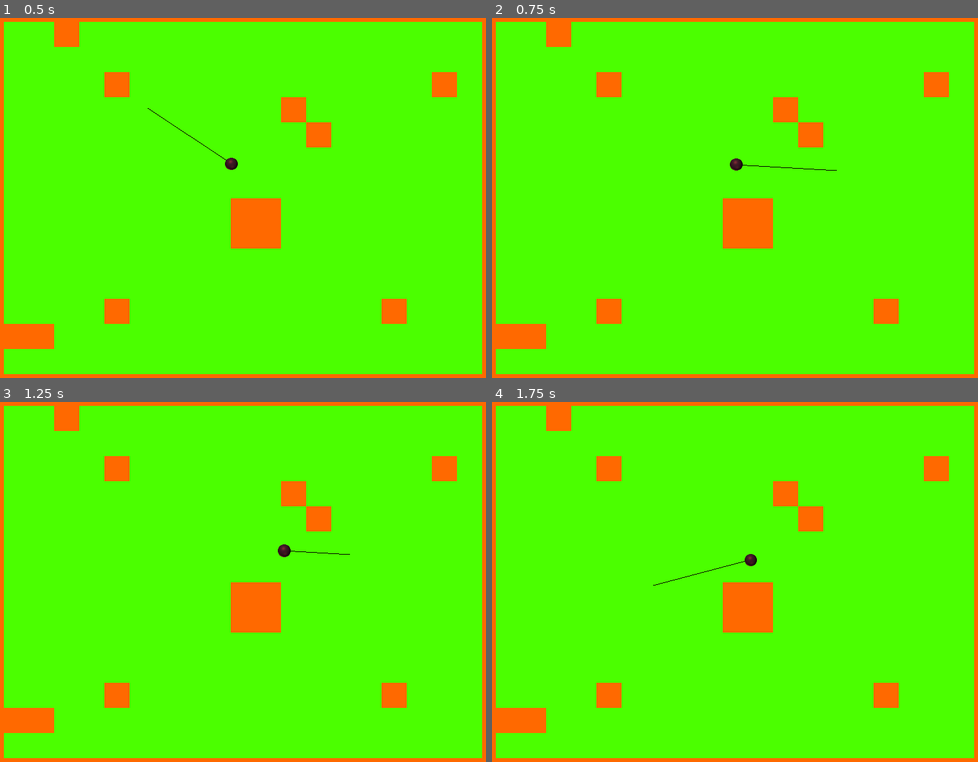
Above: before the commit, frames 1-4 (two rows, left to right).
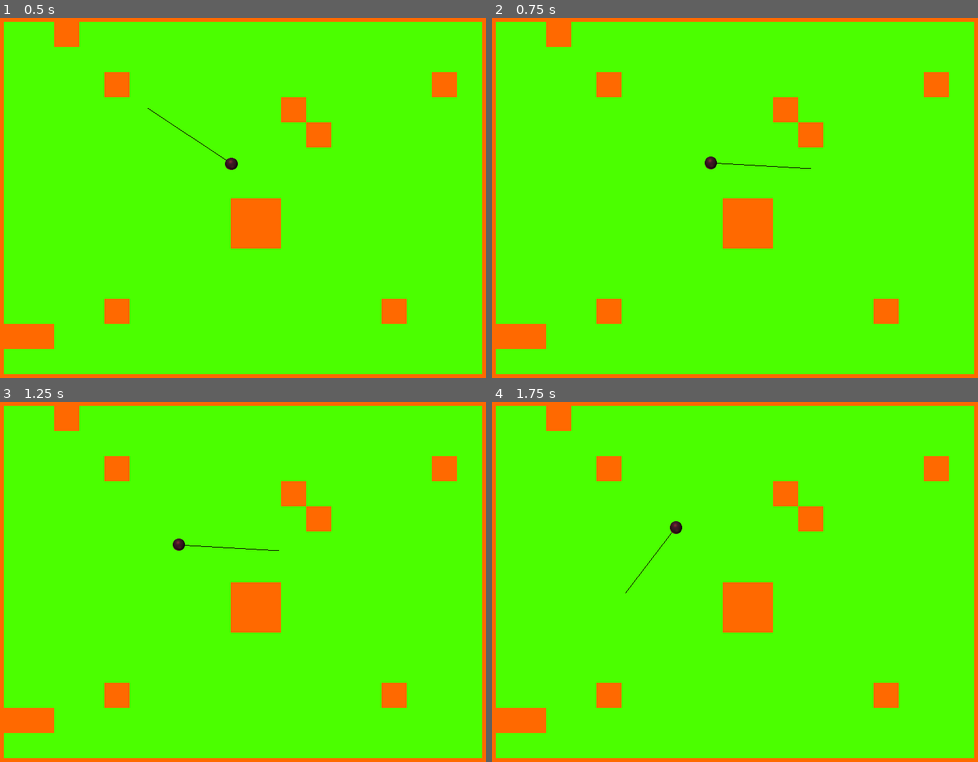
Above: after the commit, the same moments.

Repository: Halfwhit/Gulf-proto
Game: Godot game, scene res://level.tscn
The game is run twice, just before and just after one commit, with the same random seed, the same clock (stepped at 60 frames per second) and the same inputs.
Inputs (mouse positions are in pixels of both pictures, inside the frame that each line leads up to):
- Up to frame 1 (0.5 s): no input
- Up to frame 2 (0.75 s): tap Enter at 0.5 s; move the mouse to (841, 169) at 0.52 s; click (841, 169) at 0.6 s
- Up to frame 3 (1.25 s): no input
- Up to frame 4 (1.75 s): move the mouse to (623, 592) at 1.27 s; click (623, 592) at 1.35 s

Frame 1 is identical in both runs. In frame 2, 0.2% of the frame differs, in the area x 43-71%, y 38-43%; in frame 3, 0.2%, in the area x 35-73%, y 37-44%; in frame 4, 0.2%.

Commit message:
Made ball go in the right direction...

Diff:
--- a/player.gd
+++ b/player.gd
@@ -29,7 +29,7 @@
 
 func check_hit():
 	if Input.is_action_just_pressed("touch_main"):
-		ball_vector = get_local_mouse_position().clamped(max_force)
+		ball_vector = -get_local_mouse_position().clamped(max_force)
 
 #func _integrate_forces(state):
 #	if Input.is_action_just_pressed("touch_main"):
